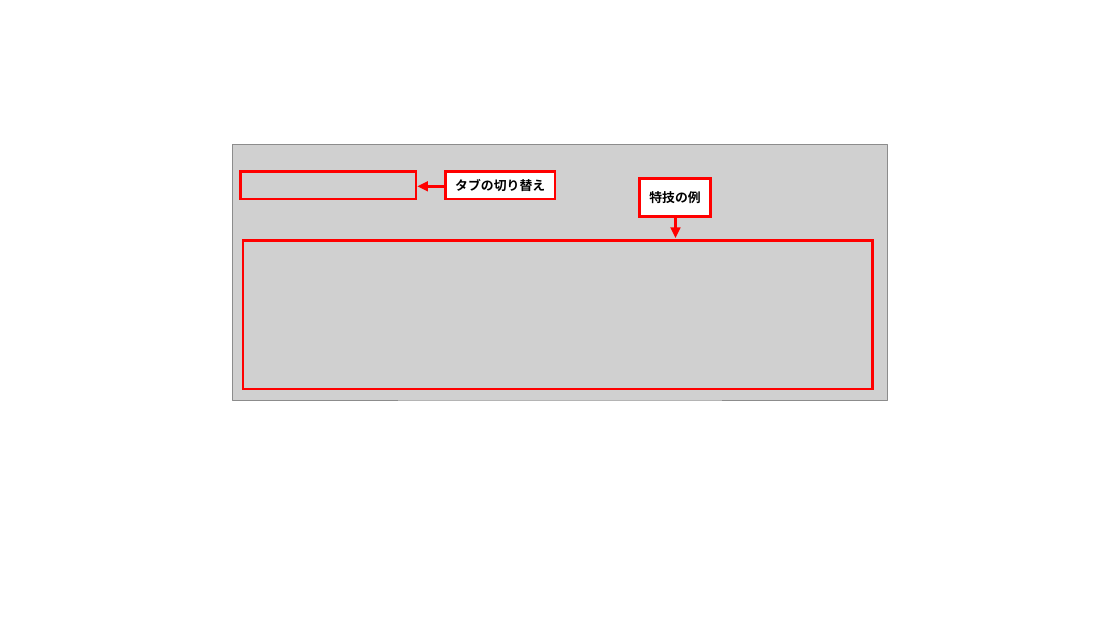
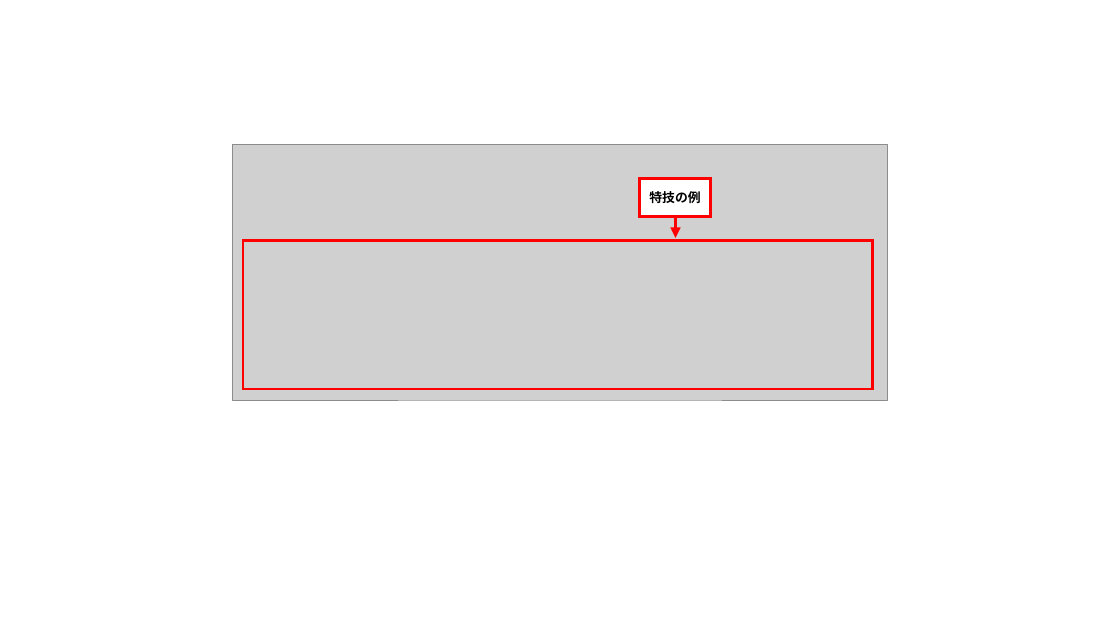
Before and after one commit to ramune428/lhtrpg_webapp_challenge, a slide deck: slide 28 of スクリーンショット_使い方_エネミー.pptx (slide 25 before the commit). Drawn at 1120x630 pixels with LibreOffice and Linux fonts; fonts in the diff are those of the drawing; grey boxes stand for pictures. Boxes give left, top, right and bottom in pixels: in the first picture for what was removed or moved away, otherwise in the second. Text is boxed around its words. In the diff, an @@ line names an element or a change of style, - is before the commit and + after.

```diff
--- a/スクリーンショット_使い方_エネミー.pptx
+++ b/スクリーンショット_使い方_エネミー.pptx
@@ rectangle removed at bbox=[241, 171, 417, 199] @@
@@ rectangle removed at bbox=[445, 171, 555, 199] @@
-タブの切り替え
@@ arrow removed from (445, 187) to (418, 187) @@
```
Also in this commit, not shown: 7 other slides changed, 5 slides added, 28 other files.
